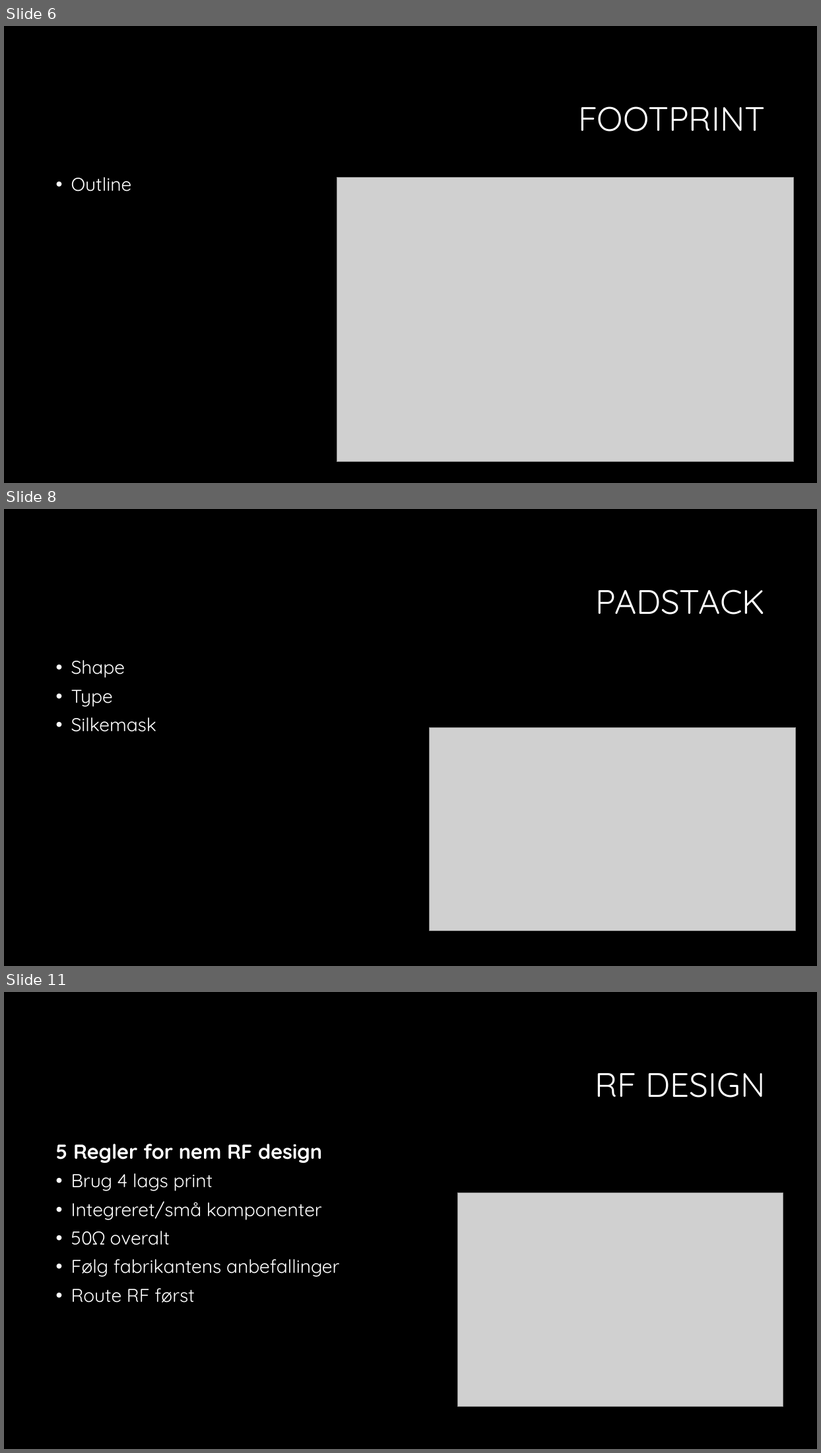
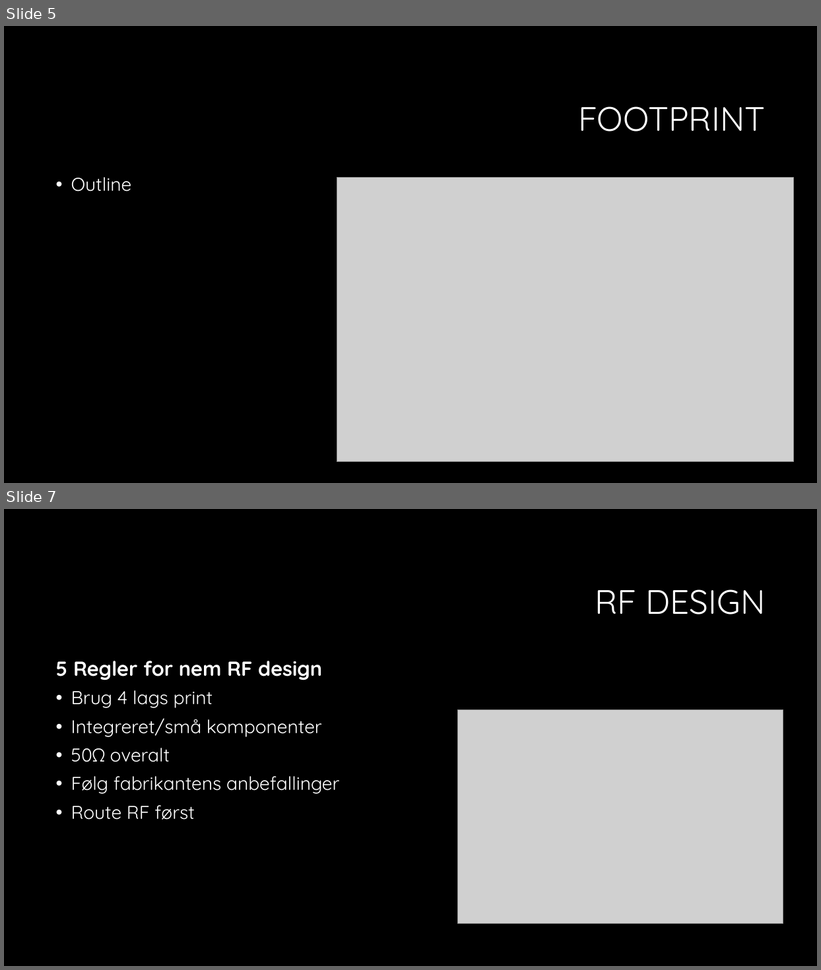
Before and after one commit to gert-lauritsen/Kicad-PCB, a slide deck: Kicad PCB.pptx. Shown one above the other, each under a label of ours: slides 6, 8 and 11 before the commit, slides 5 and 7 after it; the slides between them are not shown. The pictures are 821x1453 and 821x970 pixels, drawn with LibreOffice and Linux fonts; fonts in the diff are those of the drawing; grey boxes stand for pictures; background and template pictures are left out. Boxes give left, top, right and bottom in pixels: in the first picture for what was removed or moved away, otherwise in the second. Text is boxed around its words. In the diff, an @@ line names an element or a change of style, - is before the commit and + after.

```diff
--- a/Kicad PCB.pptx
+++ b/Kicad PCB.pptx
@@ slide 8 removed at (4, 509, 817, 966), background #000000 @@
@@ title removed at (596, 590, 766, 615) @@
-PADSTACK
@@ text removed at (71, 660, 156, 732) @@
-• Shape
-• Type
-• Silkemask
@@ picture removed at (429, 727, 796, 931) @@
@@ what was slide 6 is now slide 5 @@
@@ what was slide 11 is now slide 7 @@
```
Also in this commit, not shown: 3 other slides removed.
